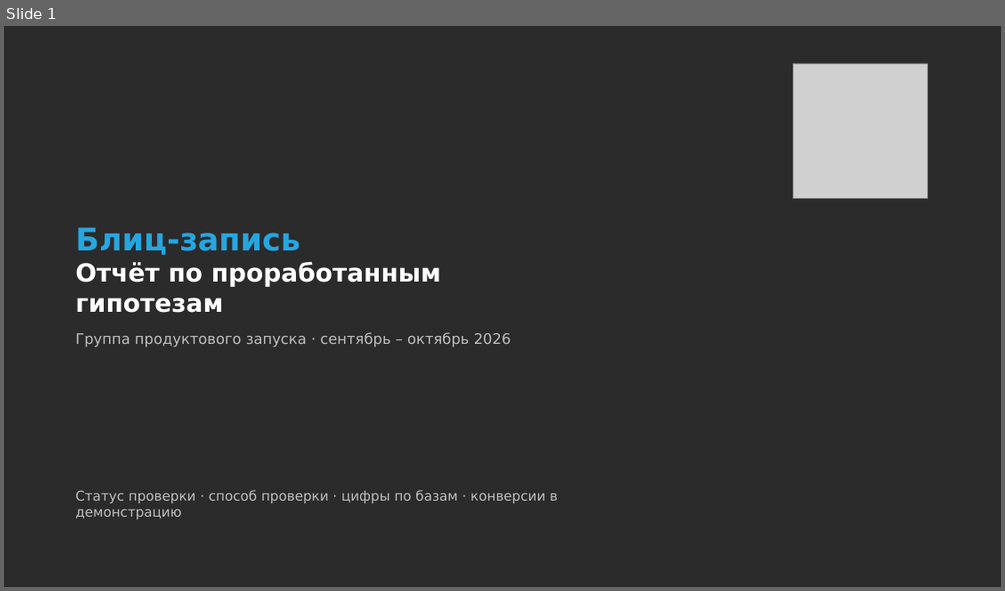
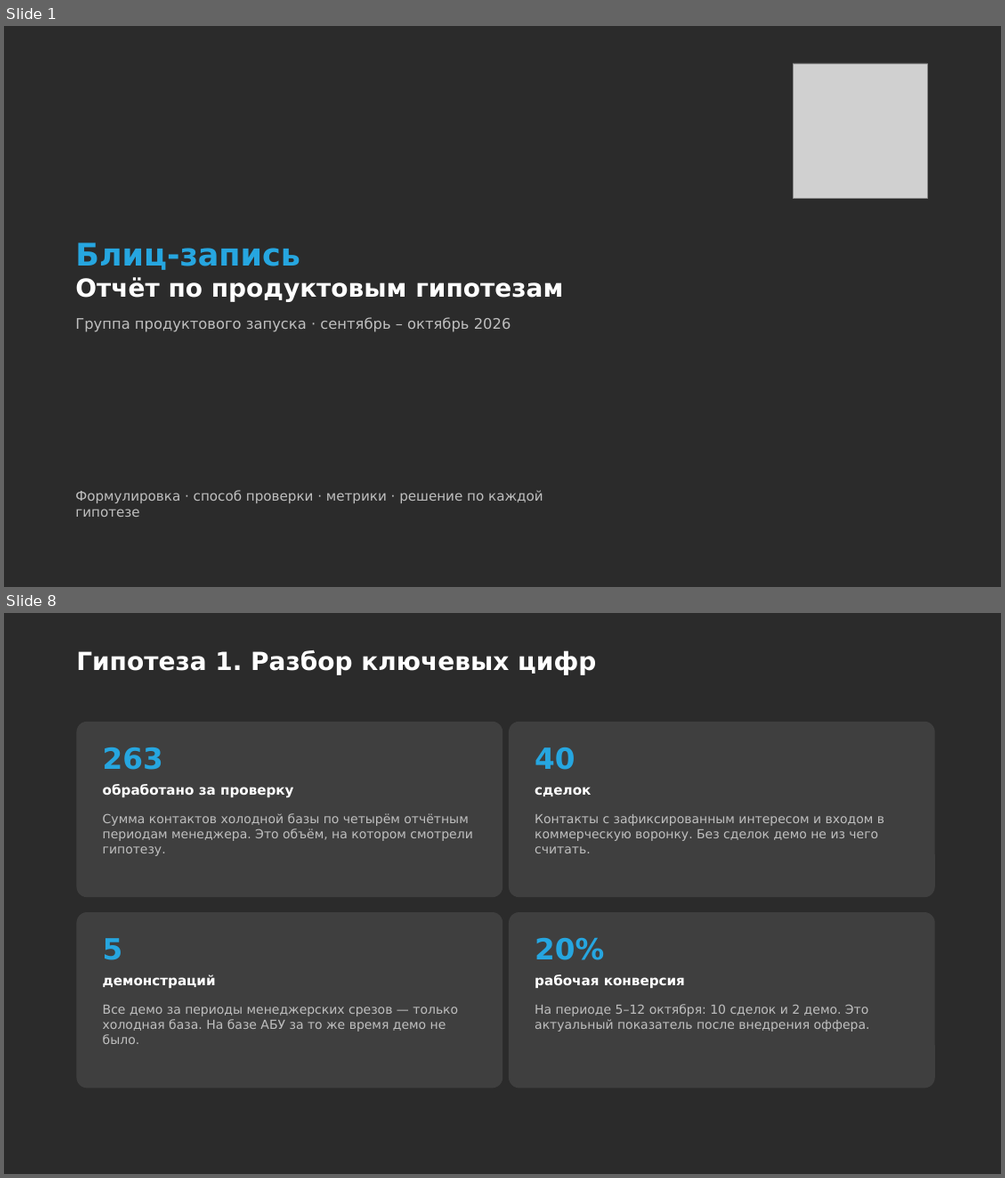
Before and after one commit to daaanilNikonov/for-lisa, a slide deck: presentation/Блиц-запись_Отчет_по_гипотезам.pptx. Shown one above the other, each under a label of ours: slide 1 before the commit, slides 1 and 8 after it; the slides between them are not shown. The pictures are 1005x591 and 1005x1178 pixels, drawn with LibreOffice and Linux fonts; fonts in the diff are those of the drawing; grey boxes stand for pictures; background and template pictures are left out; a plain dark background stands for a picture behind light text. Boxes give left, top, right and bottom in pixels: in the first picture for what was removed or moved away, otherwise in the second. Text is boxed around its words. In the diff, an @@ line names an element or a change of style, - is before the commit and + after.

```diff
--- a/presentation/Блиц-запись_Отчет_по_гипотезам.pptx
+++ b/presentation/Блиц-запись_Отчет_по_гипотезам.pptx
@@ slide 8 added at <box>4,613,1001,1174</box>, background picture (left out) @@
@@ title added at <box>76,650,596,675</box>, 24 pt, text #FFFFFF, bold @@
+Гипотеза 1. Разбор ключевых цифр
@@ rounded rectangle added at <box>77,722,502,897</box>, fill #3F3F3F @@
@@ rounded rectangle added at <box>509,722,935,897</box>, fill #3F3F3F @@
@@ text added at <box>103,747,163,770</box>, 28 pt, text #26A6E0, bold @@
+263
@@ text added at <box>534,747,574,770</box>, 28 pt, text #26A6E0, bold @@
+40
@@ text added at <box>103,784,293,798</box>, 13 pt, text #FFFFFF, bold @@
+обработано за проверку
@@ text added at <box>534,787,591,796</box>, 13 pt, text #FFFFFF, bold @@
+сделок
@@ text added at <box>103,813,472,856</box>, 12 pt, text #BFBFBF @@
+Сумма контактов холодной базы по четырём отчётным периодам менеджера. Это объём, на котором смотрели гипотезу.
@@ text added at <box>534,814,884,853</box>, 12 pt, text #BFBFBF @@
+Контакты с зафиксированным интересом и входом в коммерческую воронку. Без сделок демо не из чего считать.
@@ rounded rectangle added at <box>77,912,502,1088</box>, fill #3F3F3F @@
@@ rounded rectangle added at <box>509,912,935,1088</box>, fill #3F3F3F @@
@@ text added at <box>103,938,123,960</box>, 28 pt, text #26A6E0, bold @@
+5
@@ text added at <box>534,938,604,960</box>, 28 pt, text #26A6E0, bold @@
+20%
@@ text added at <box>103,974,216,988</box>, 13 pt, text #FFFFFF, bold @@
+демонстраций
@@ text added at <box>534,974,685,988</box>, 13 pt, text #FFFFFF, bold @@
+рабочая конверсия
@@ text added at <box>103,1005,458,1044</box>, 12 pt, text #BFBFBF @@
+Все демо за периоды менеджерских срезов — только холодная база. На базе АБУ за то же время демо не было.
@@ text added at <box>534,1004,870,1031</box>, 12 pt, text #BFBFBF @@
+На периоде 5–12 октября: 10 сделок и 2 демо. Это актуальный показатель после внедрения оффера.
@@ slide 1 changed as well @@
@@ title at <box>75,277,563,302</box>: text changed @@
-Отчёт по проработанным гипотезам
+Отчёт по продуктовым гипотезам
@@ subtitle at <box>75,490,543,516</box>: text changed @@
-Статус проверки · способ проверки · цифры по базам · конверсии в демонстрацию
+Формулировка · способ проверки · метрики · решение по каждой гипотезе
```
Also in this commit, not shown: 16 other slides added, 9 slides removed, 1 other file.
